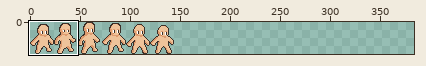
Edited in one commit: sprite sheet (client/img/player_sheet.png). Above, an overview of the earlier version with the close-up marked.
Close-up. Before the commit:
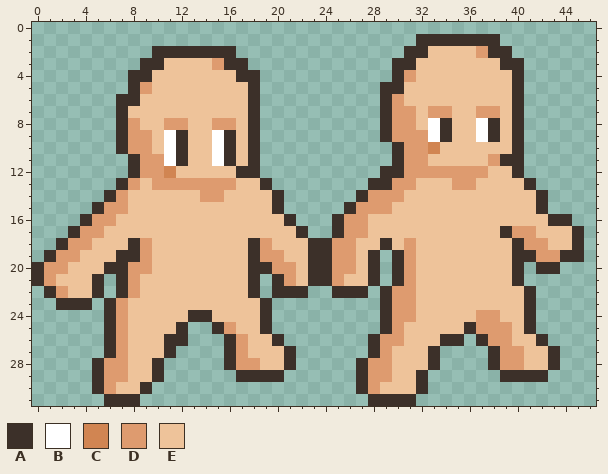
The file is 144x32 pixels. Shown: x 0..46, y 0..31. The old version is drawn lined up with the new one, on the new canvas. The commit also changed other parts of the picture, which this record leaves out.
Palette (. is transparent): A #3c3029  B #ffffff  C #d18552  D #de9b6f  E #eec39a
Pixels before, first column x 0:
 1 ................................AAAAAAA.......
 2 ..........AAAAAAA..............AAEEEEDAA......
 3 .........AAEEEEDAA............AAEEEEEEEAA.....
 4 ........AAEEEEEEEAA...........ADEEEEEEEEA.....
 5 ........ADEEEEEEEEA..........AAEEEEEEEEEA.....
 6 .......AAEEEEEEEEEA..........ADEEEEEEEEEA.....
 7 .......AEEEEEEEEEEA..........ADDEDDEEDDEA.....
 8 .......ADEEDDEEDDEA..........ADDEBAEEBAEA.....
 9 .......ADDEBAEEBAEA..........ADDDBAEEBAEA.....
10 .......ADDEBAEEBAEA...........ADDCEEEEEEA.....
11 ........ADDBAEEBAEA...........ADDEEEEEDAA.....
12 ........ADDCEEEEEAA..........AADDDDDDDEEA.....
13 .......ADEDDDDDDDEEA........AADDEEEDDEEEEA....
14 ......ADEEEEEEDDEEEEA......ADDDEEEEEEEEEEEA...
15 .....ADDEEEEEEEEEEEEA.....ADDDEEEEEEEEEEEEA...
16 ....ADDEEEEEEEEEEEEEEA...ADDEEEEEEEEEEEEEEEAA.
17 ...ADDEEEEEEEEEEEEEEEEA..ADDEEEEEEEEEEEADDEEEA
18 ..ADDEEEADEEEEEEEEADEEEAADDEEAEDEEEEEEEEADDEEA
19 .ADDEEEAADEEEEEEEEADDEEAADDEA.ADEEEEEEEEAADDAA
20 ADDEEEAADDEEEEEEEEAADDEAADDEA.ADEEEEEEEEA.AA..
21 ADEEEA.ADEEEEEEEEEA.ADEAADEEA.ADEEEEEEEEA.....
22 .ADEEA.ADEEEEEEEEEA.AAA..AAA.ADDEEEEEEEEEA....
23 ..AAA.ADEEEEEEEEEEEA.........ADDEEEEEEEEEA....
24 ......ADEEEEEAAEEEEA.........ADDEEEEEDDEEA....
25 ......ADEEEEA..ADEEA.........ADEEEEEADDDEA....
26 ......ADEEEAA...ADEEA.......ADDEEEAA.ADDEEA...
27 ......ADEEEA....ADEEEA......ADEEEA....ADDEEA..
28 .....ADDEEA.....ADDEEA.....ADDEEEA....ADDEEA..
29 .....ADDEEA......AAAA......ADDEEA......AAAA...
30 .....ADEEA.................ADEEEA.............
31 ......AAA...................AAAA..............
Now the later version:
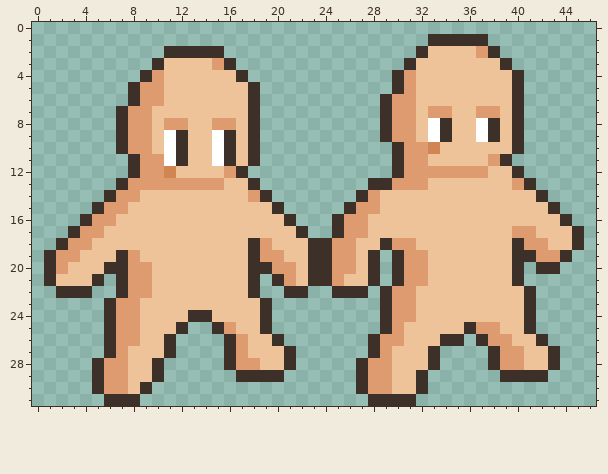
Difference:
canvas 144x32 -> 384x32
Changed rows in their new state; - is an unchanged pixel.
first column x 0:
 1 --------------------------------.-----.-------
 2 ----------.-----.--------------.-------.------
 3 ---------.-------.------------.---------.-----
 4 --------.-D-------.---------------------------
 5 ----------D------------------.-D--------------
 6 -------.-DD--------------------D--------------
 7 --------DD------------------------------------
 8 ---------D------------------------------------
 9 --------------------------------E-------------
11 ----------------------------------------.-----
12 ----------------D-.----------.----------------
13 ---------D------E-A.------------D--EE---D-----
14 --------D-----EE--DA.--------EE---------------
15 -----------------------------E------------EA--
16 -------------------------------------------E--
17 ---------------------------------------E------
18 --------EE--------------------D---------------
19 --------DE----------------------D------------.
20 .A------------------------------D-------------
21 .A-------D----------------------D-------------
22 -.AAA.---D----------.-------------------------
23 --...---D-------------------------------------
24 --------D----------------------------EE-------
25 --------D------------------------------E------
26 --------D---.---------------------------------
first column x 7:
30 D---------------------D
